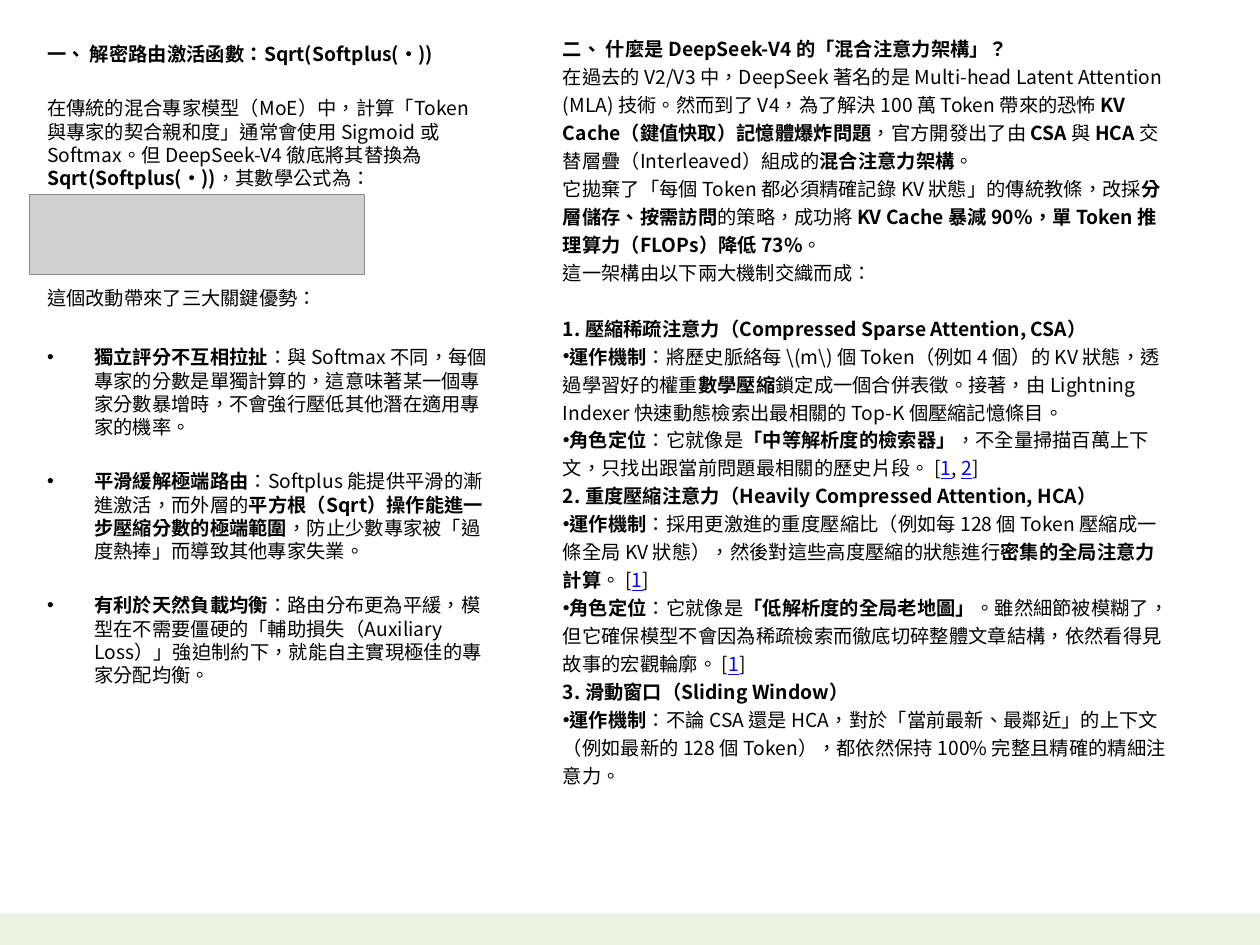
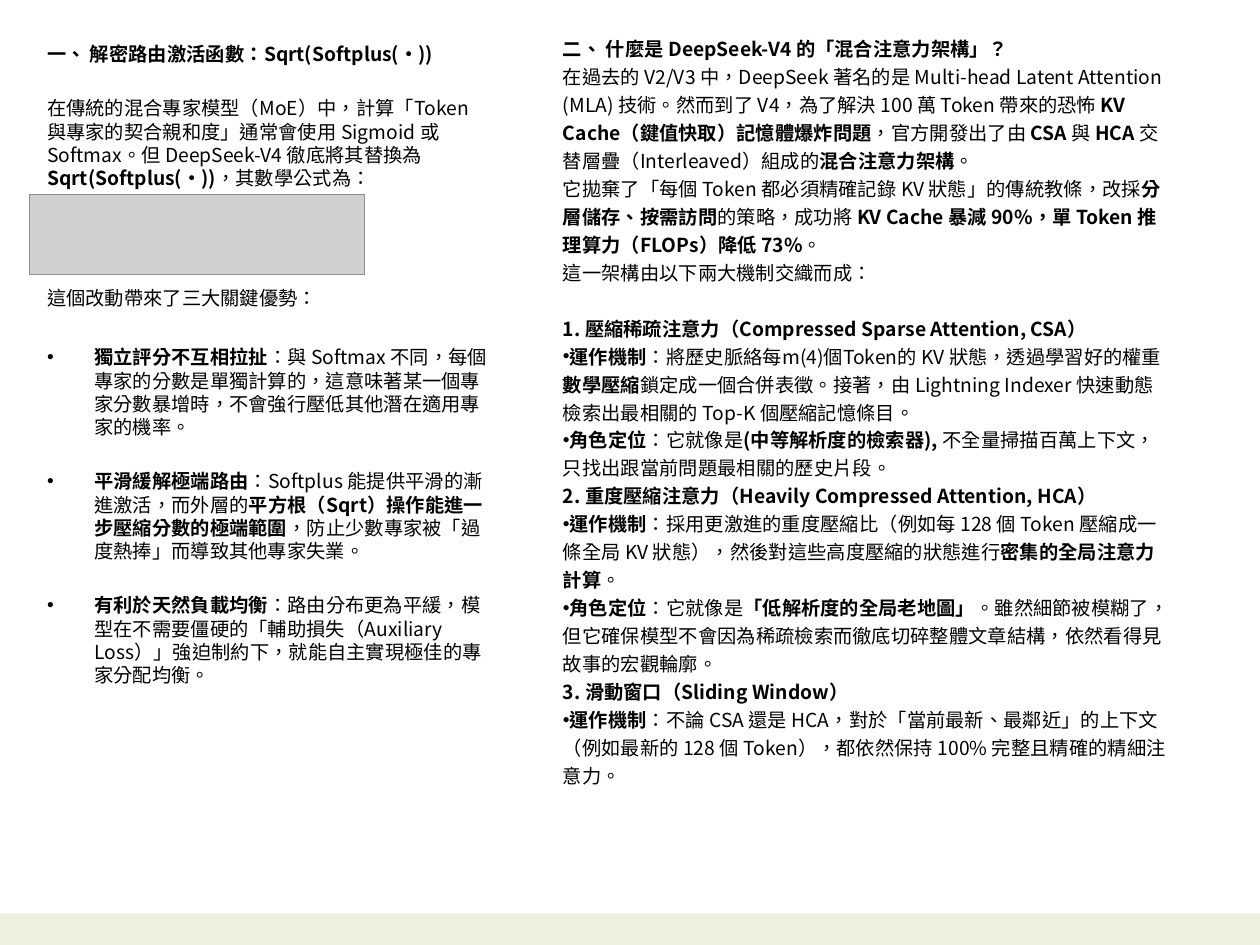
Before and after one commit to navibator/crazy-ai, a slide deck: slide 37 of ai.pptx (slide 36 before the commit). Drawn at 1260x945 pixels with LibreOffice and Linux fonts; fonts in the diff are those of the drawing; grey boxes stand for pictures. Boxes give left, top, right and bottom in pixels: in the first picture for what was removed or moved away, otherwise in the second. Text is boxed around its words. In the diff, an @@ line names an element or a change of style, - is before the commit and + after.

```diff
--- a/ai.pptx
+++ b/ai.pptx
@@ text at [563,347,1161,477]: text changed @@
-• 運作機制：將歷史脈絡每 \(m\) 個 Token（例如 4 個）的 KV 狀態，透過學習好的權重數學壓縮鎖定成一個合併表徵。接著，由 Lightning Indexer 快速動態檢索出最相關的 Top-K 個壓縮記憶條目。
-• 角色定位：它就像是「中等解析度的檢索器」，不全量掃描百萬上下文，只找出跟當前問題最相關的歷史片段。 [1, 2]
+• 運作機制：將歷史脈絡每m(4)個Token的 KV 狀態，透過學習好的權重數學壓縮鎖定成一個合併表徵。接著，由 Lightning Indexer 快速動態檢索出最相關的 Top-K 個壓縮記憶條目。
+• 角色定位：它就像是(中等解析度的檢索器), 不全量掃描百萬上下文，只找出跟當前問題最相關的歷史片段。
@@ text at [563,514,1169,673]: text changed @@
-• 運作機制：採用更激進的重度壓縮比（例如每 128 個 Token 壓縮成一條全局 KV 狀態），然後對這些高度壓縮的狀態進行密集的全局注意力計算。 [1]
-• 角色定位：它就像是「低解析度的全局老地圖」。雖然細節被模糊了，但它確保模型不會因為稀疏檢索而徹底切碎整體文章結構，依然看得見故事的宏觀輪廓。 [1]
+• 運作機制：採用更激進的重度壓縮比（例如每 128 個 Token 壓縮成一條全局 KV 狀態），然後對這些高度壓縮的狀態進行密集的全局注意力計算。
+• 角色定位：它就像是「低解析度的全局老地圖」。雖然細節被模糊了，但它確保模型不會因為稀疏檢索而徹底切碎整體文章結構，依然看得見故事的宏觀輪廓。
```
Also in this commit, not shown: 2 other slides changed, 1 slide added.
